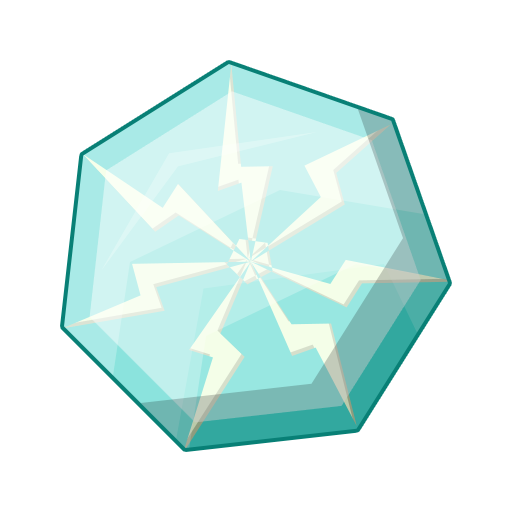
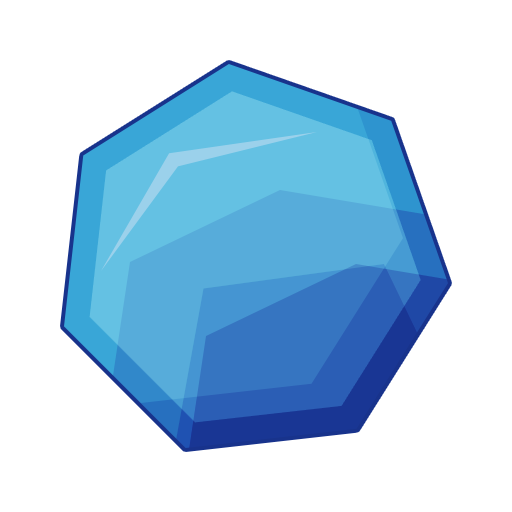
Revision of a layered 512 × 512 image; what changed, layer by layer:
hid group "Lightning" (5 layers) over [60, 60, 452, 452]
showed group "Blank" (4 layers) over [60, 60, 452, 452]
